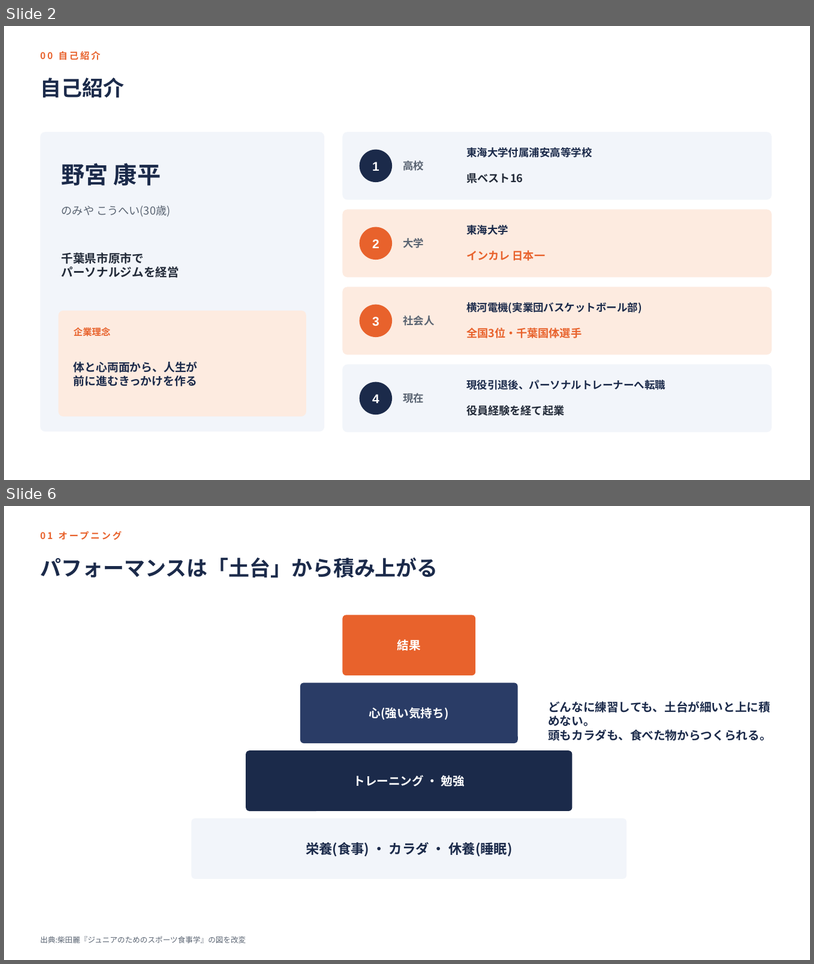
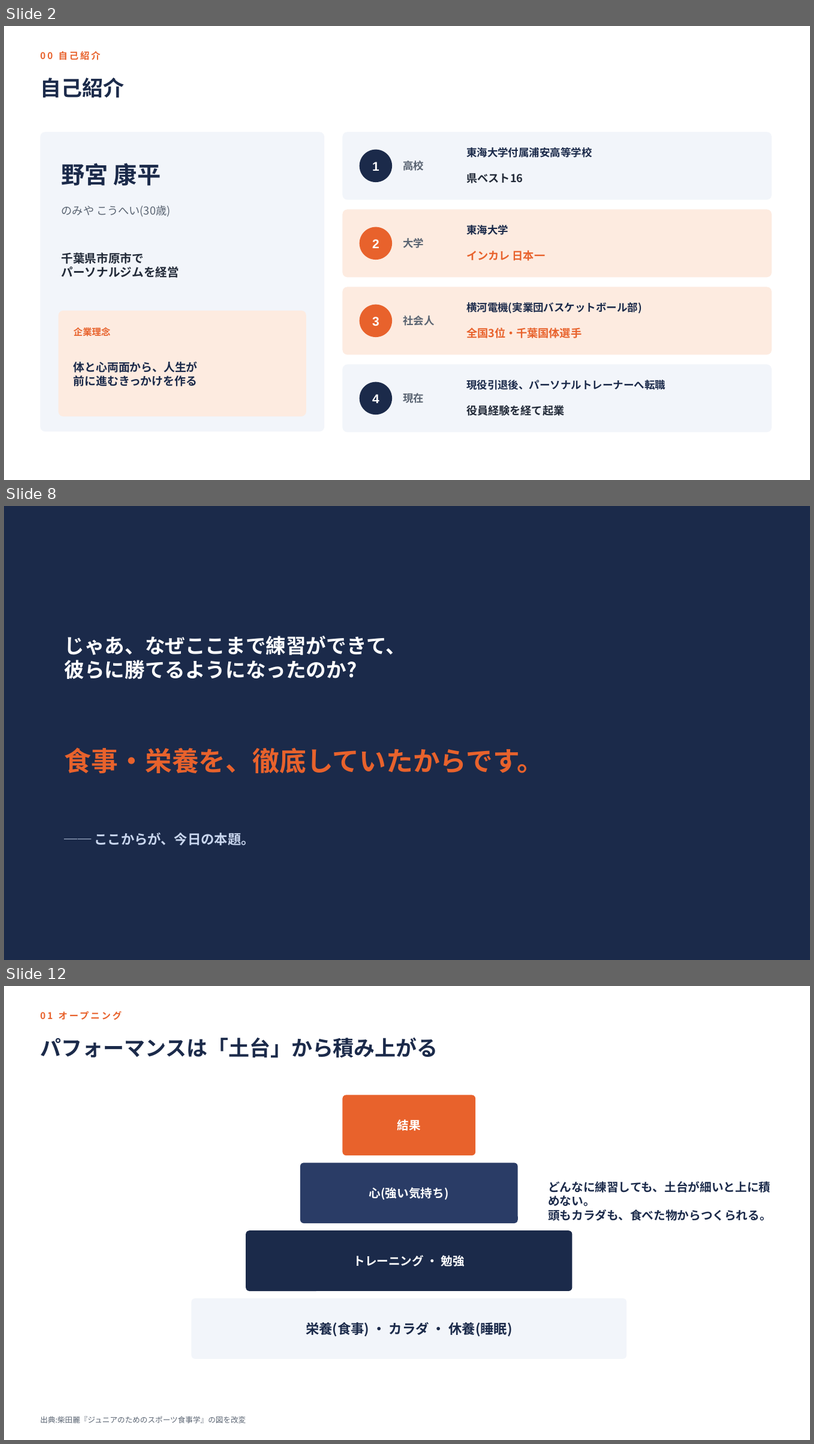
Before and after one commit to k-nomiya/Claude-Code-Test, a slide deck: nutrition-workshop/slides.pptx. Shown one above the other, each under a label of ours: slides 2 and 6 before the commit, slides 2, 8 and 12 after it; the slides between them are not shown. The pictures are 814x964 and 814x1444 pixels, drawn with LibreOffice and Linux fonts; fonts in the diff are those of the drawing. Boxes give left, top, right and bottom in pixels: in the first picture for what was removed or moved away, otherwise in the second. Text is boxed around its words. In the diff, an @@ line names an element or a change of style, - is before the commit and + after.

```diff
--- a/nutrition-workshop/slides.pptx
+++ b/nutrition-workshop/slides.pptx
@@ slide 8 added at (4,506,810,960), background #1B2A4A @@
@@ text added at (65,636,407,679), 24 pt, text #FFFFFF, bold @@
+じゃあ、なぜここまで練習ができて、
+彼らに勝てるようになったのか?
@@ text added at (65,747,545,773), 32 pt, text #E8622C, bold @@
+食事・栄養を、徹底していたからです。
@@ text added at (94,832,254,845), 16 pt, text #C9D6EE, bold @@
+── ここからが、今日の本題。
@@ what was slide 6 is now slide 12 @@
```
Also in this commit, not shown: 4 slides changed, 7 other slides added, 3 slides removed, 1 other file.
